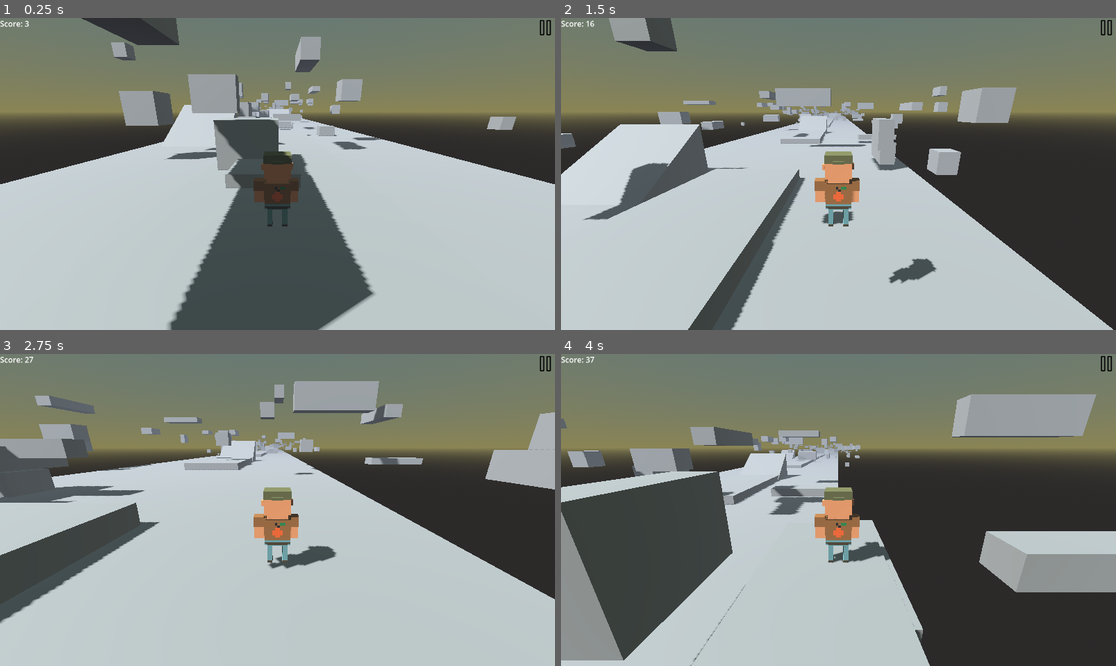
Above: before the commit, frames 1-4 (two rows, left to right).
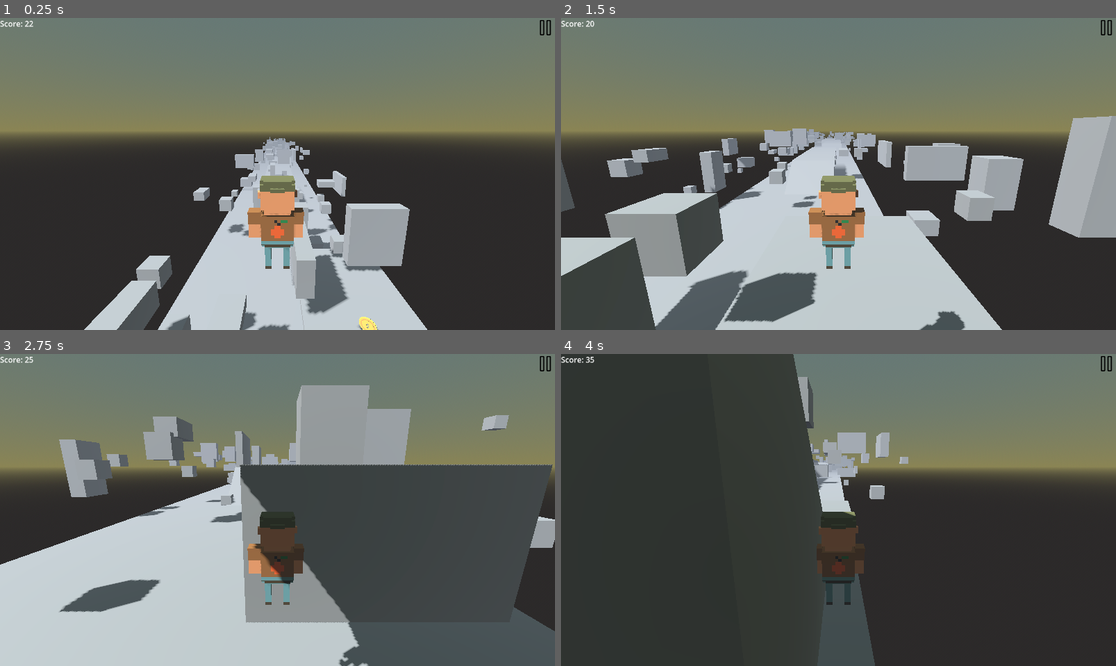
Above: after the commit, the same moments.

Repository: g-h-o-s-t-studio/across-the-roads
Game: Godot game, scene res://Scenes/Main.tscn
Same seed, same stepped clock (60 frames per second), same inputs: the game is played once before the commit and once after it.
Inputs:
- Up to frame 1 (0.25 s): no input
- Up to frame 2 (1.5 s): tap Enter (ui_accept) at 0.5, 0.77 s; hold Right (ui_right) 0.53-1.28 s; hold Left (ui_left) from 1.28 s (still down)
- Up to frame 3 (2.75 s): tap Enter (ui_accept) at 1.52 s; release Left (ui_left) at 2.03 s; hold Right (ui_right) from 2.03 s (still down)
- Up to frame 4 (4 s): tap Enter (ui_accept) at 3.02, 3.77 s; release Right (ui_right) at 3.53 s; hold Left (ui_left) from 3.53 s (still down)

The runs differ from the first frame. In frame 1, 66% of the frame differs, in the area x 0-100%, y 0-100%; in frame 2, 48%; in frame 3, 53%; in frame 4, 54%.

Commit message:
Add coins spawn and bug fix

Diff:
--- a/Scenes/Characters/Default/Player.tscn
+++ b/Scenes/Characters/Default/Player.tscn
@@ -4,6 +4,8 @@
 [ext_resource type="PackedScene" uid="uid://ddybcft6ywi5w" path="res://Models/Characters/Default/charater_1.glb" id="2_4wb72"]
 
 [sub_resource type="CapsuleShape3D" id="CapsuleShape3D_lp7b6"]
+radius = 0.8
+height = 2.4
 
 [sub_resource type="CapsuleShape3D" id="CapsuleShape3D_ytx2b"]
 
@@ -11,10 +13,9 @@
 script = ExtResource("1_4rpfs")
 
 [node name="Area" type="Area3D" parent="."]
-transform = Transform3D(1, 0, 0, 0, 1, 0, 0, 0, 1, 0, 1.01, 0)
+transform = Transform3D(1, 0, 0, 0, 1, 0, 0, 0, 1, 0, 1, 0)
 
 [node name="AreaCollision" type="CollisionShape3D" parent="Area"]
-transform = Transform3D(1.01, 0, 0, 0, 1.01, 0, 0, 0, 1.01, 0, 0, 0)
 shape = SubResource("CapsuleShape3D_lp7b6")
 
 [node name="Collision" type="CollisionShape3D" parent="."]
@@ -22,10 +23,11 @@
 shape = SubResource("CapsuleShape3D_ytx2b")
 
 [node name="charater_1" parent="." instance=ExtResource("2_4wb72")]
-transform = Transform3D(0.67, 0, 0, 0, 0.67, 0, 0, 0, 0.67, 0, 0, 0)
+transform = Transform3D(0.75, 0, 0, 0, 0.75, 0, 0, 0, 0.75, 0, 0, 0)
 
 [node name="Camera3D" type="Camera3D" parent="."]
-transform = Transform3D(-1, -2.55599e-08, 8.36028e-08, 0, 0.956305, 0.292372, -8.74228e-08, 0.292372, -0.956305, 0, 3, -5)
+transform = Transform3D(-1, 1.81762e-08, -8.55124e-08, 0, 0.978148, 0.207912, 8.74228e-08, 0.207912, -0.978148, 0, 3.3, -4.5)
 far = 400.0
 
+[connection signal="area_entered" from="Area" to="." method="_on_area_area_entered"]
 [connection signal="body_entered" from="Area" to="." method="_on_area_body_entered"]
--- a/Scenes/Items/Coin/Coin.tscn
+++ b/Scenes/Items/Coin/Coin.tscn
@@ -2,9 +2,6 @@
 
 [ext_resource type="ArrayMesh" uid="uid://d2sfjtqos7wp3" path="res://Models/Items/Coin/GoldenCoin.obj" id="1_3nl8x"]
 [ext_resource type="Script" path="res://Scripts/Items/Coin.gd" id="1_lttv8"]
-
-[sub_resource type="BoxShape3D" id="BoxShape3D_kixds"]
-size = Vector3(1.2, 1.2, 0.1)
 
 [sub_resource type="Animation" id="Animation_1ira3"]
 resource_name = "Idle"
@@ -30,16 +27,14 @@
 "Idle": SubResource("Animation_1ira3")
 }
 
+[sub_resource type="BoxShape3D" id="BoxShape3D_kixds"]
+size = Vector3(2, 2, 0.3)
+
 [node name="Coin" type="AnimatableBody3D"]
-transform = Transform3D(-4.37114e-08, 0, -1, 0, 1, 0, 1, 0, -4.37114e-08, 0, 0, 0)
 script = ExtResource("1_lttv8")
 
-[node name="CollisionShape3D" type="CollisionShape3D" parent="."]
-transform = Transform3D(1, 0, 0, 0, 1, 0, 0, 0, 1, 0, 0.6, 0)
-shape = SubResource("BoxShape3D_kixds")
-
 [node name="GoldenCoin" type="MeshInstance3D" parent="."]
-transform = Transform3D(0.3, 0, 0, 0, 0.3, 0, 0, 0, 0.3, 6.72703e-10, 0, 0.0753897)
+transform = Transform3D(0.4, 0, 0, 0, 0.4, 0, 0, 0, 0.4, 0, 0, 0.09)
 mesh = ExtResource("1_3nl8x")
 
 [node name="AnimationPlayer" type="AnimationPlayer" parent="."]
@@ -47,3 +42,9 @@
 "": SubResource("AnimationLibrary_tbqhs")
 }
 autoplay = "Idle"
+
+[node name="Area3D" type="Area3D" parent="."]
+
+[node name="AreaCollision" type="CollisionShape3D" parent="Area3D"]
+transform = Transform3D(1, 0, 0, 0, 1, 0, 0, 0, 1, 0, 0.8, 0)
+shape = SubResource("BoxShape3D_kixds")
--- a/Scenes/Main.tscn
+++ b/Scenes/Main.tscn
@@ -28,6 +28,7 @@
 script = ExtResource("1_u6rdq")
 
 [node name="Player" parent="." instance=ExtResource("2_lg75g")]
+transform = Transform3D(1, 0, 0, 0, 1, 0, 0, 0, 1, 0, 23, 0)
 
 [node name="DirectionalLight3D" type="DirectionalLight3D" parent="."]
 transform = Transform3D(-0.5, -0.663414, 0.55667, 0, 0.642788, 0.766044, -0.866025, 0.383022, -0.321394, 0, 5, 0)
--- a/Scenes/Obstacles/BaseObstacle/Obstacle.tscn
+++ b/Scenes/Obstacles/BaseObstacle/Obstacle.tscn
@@ -1,6 +1,3 @@
-[gd_scene load_steps=2 format=3 uid="uid://cnps55a4ktvoe"]
-
-[ext_resource type="Script" path="res://Scripts/Obstacles/BaseObstacle/BaseObstacle.gd" id="1_qdf6a"]
+[gd_scene format=3 uid="uid://cnps55a4ktvoe"]
 
 [node name="Obstacle" type="StaticBody3D"]
-script = ExtResource("1_qdf6a")
--- a/Scenes/Obstacles/Cube.tscn
+++ b/Scenes/Obstacles/Cube.tscn
@@ -1,19 +1,17 @@
-[gd_scene load_steps=5 format=3 uid="uid://bndv86f5k1a20"]
+[gd_scene load_steps=4 format=3 uid="uid://bndv86f5k1a20"]
 
-[ext_resource type="PackedScene" uid="uid://cnps55a4ktvoe" path="res://Scenes/Obstacles/BaseObstacle/Obstacle.tscn" id="1_u31i5"]
 [ext_resource type="Script" path="res://Scripts/Obstacles/Cube.gd" id="2_ohbpm"]
 
 [sub_resource type="BoxShape3D" id="BoxShape3D_qyet8"]
 
 [sub_resource type="BoxMesh" id="BoxMesh_2lore"]
 
-[node name="Obstacle" instance=ExtResource("1_u31i5")]
-transform = Transform3D(1, 0, 0, 0, 1, 0, 0, 0, 1, 0, 0.5, 0)
+[node name="Cube" type="StaticBody3D"]
 script = ExtResource("2_ohbpm")
 
-[node name="CollisionShape3D" type="CollisionShape3D" parent="." index="0"]
+[node name="CollisionShape3D" type="CollisionShape3D" parent="."]
 shape = SubResource("BoxShape3D_qyet8")
 
-[node name="MeshInstance3D" type="MeshInstance3D" parent="." index="1"]
+[node name="MeshInstance3D" type="MeshInstance3D" parent="."]
 mesh = SubResource("BoxMesh_2lore")
 skeleton = NodePath("")
--- a/Scenes/Obstacles/Parallelepiped.tscn
+++ b/Scenes/Obstacles/Parallelepiped.tscn
@@ -1,21 +1,17 @@
-[gd_scene load_steps=5 format=3 uid="uid://qnohgq5kqnu1"]
+[gd_scene load_steps=4 format=3 uid="uid://qnohgq5kqnu1"]
 
-[ext_resource type="PackedScene" uid="uid://cnps55a4ktvoe" path="res://Scenes/Obstacles/BaseObstacle/Obstacle.tscn" id="1_jmt25"]
 [ext_resource type="Script" path="res://Scripts/Obstacles/Parallelepiped.gd" id="2_hi2nk"]
 
 [sub_resource type="BoxShape3D" id="BoxShape3D_cwiqh"]
-size = Vector3(3, 1, 1)
 
 [sub_resource type="BoxMesh" id="BoxMesh_mvsy1"]
-size = Vector3(3, 1, 1)
 
-[node name="Obstacle" instance=ExtResource("1_jmt25")]
-transform = Transform3D(1, 0, 0, 0, 1, 0, 0, 0, 1, 0, 0.5, 0)
+[node name="Parallelepiped" type="StaticBody3D"]
 script = ExtResource("2_hi2nk")
 
-[node name="CollisionShape3D" type="CollisionShape3D" parent="." index="0"]
+[node name="CollisionShape3D" type="CollisionShape3D" parent="."]
 shape = SubResource("BoxShape3D_cwiqh")
 
-[node name="MeshInstance3D" type="MeshInstance3D" parent="." index="1"]
+[node name="MeshInstance3D" type="MeshInstance3D" parent="."]
 mesh = SubResource("BoxMesh_mvsy1")
 skeleton = NodePath("")
--- a/Scenes/Obstacles/Wall.tscn
+++ b/Scenes/Obstacles/Wall.tscn
@@ -1,21 +1,17 @@
-[gd_scene load_steps=5 format=3 uid="uid://cqk0l00omse3o"]
+[gd_scene load_steps=4 format=3 uid="uid://cqk0l00omse3o"]
 
-[ext_resource type="PackedScene" uid="uid://cnps55a4ktvoe" path="res://Scenes/Obstacles/BaseObstacle/Obstacle.tscn" id="1_j62je"]
 [ext_resource type="Script" path="res://Scripts/Obstacles/Wall.gd" id="2_4h7ee"]
 
 [sub_resource type="BoxShape3D" id="BoxShape3D_v4e64"]
-size = Vector3(4, 1, 1)
 
 [sub_resource type="BoxMesh" id="BoxMesh_2f0jt"]
-size = Vector3(4, 1, 1)
 
-[node name="Obstacle" instance=ExtResource("1_j62je")]
-transform = Transform3D(1, 0, 0, 0, 1, 0, 0, 0, 1, 0, 0.5, 0)
+[node name="Wall" type="StaticBody3D"]
 script = ExtResource("2_4h7ee")
 
-[node name="CollisionShape3D" type="CollisionShape3D" parent="." index="0"]
+[node name="CollisionShape3D" type="CollisionShape3D" parent="."]
 shape = SubResource("BoxShape3D_v4e64")
 
-[node name="MeshInstance3D" type="MeshInstance3D" parent="." index="1"]
+[node name="MeshInstance3D" type="MeshInstance3D" parent="."]
 mesh = SubResource("BoxMesh_2f0jt")
 skeleton = NodePath("")
--- a/Scenes/Platforms/HorizontalPlatform.tscn
+++ b/Scenes/Platforms/HorizontalPlatform.tscn
@@ -3,10 +3,10 @@
 [ext_resource type="Script" path="res://Scripts/Platforms/HorizontalPlatform.gd" id="1_js1u2"]
 
 [sub_resource type="BoxMesh" id="BoxMesh_odu5u"]
-size = Vector3(8, 1, 1)
+size = Vector3(12, 0.5, 1)
 
 [sub_resource type="BoxShape3D" id="BoxShape3D_ujsn2"]
-size = Vector3(8, 1, 1)
+size = Vector3(12, 0.5, 1)
 
 [node name="HorizontalPlatform" type="StaticBody3D"]
 transform = Transform3D(1, 0, 0, 0, 1, 0, 0, 0, 1, 0, 0.5, 0)
--- a/Scenes/Platforms/Triangle.tscn
+++ b/Scenes/Platforms/Triangle.tscn
@@ -1,19 +1,22 @@
-[gd_scene load_steps=3 format=3 uid="uid://brnffn6mveoli"]
+[gd_scene load_steps=4 format=3 uid="uid://brnffn6mveoli"]
+
+[ext_resource type="Script" path="res://Scripts/Platforms/Triangle.gd" id="1_sdv1m"]
 
 [sub_resource type="PrismMesh" id="PrismMesh_dixyj"]
 left_to_right = 0.0
-size = Vector3(8, 5, 8)
+size = Vector3(10, 7, 12)
 
-[sub_resource type="ConcavePolygonShape3D" id="ConcavePolygonShape3D_f6ftr"]
-data = PackedVector3Array(-4, 2.5, 4, 4, -2.5, 4, -4, -2.5, 4, -4, 2.5, -4, -4, -2.5, -4, 4, -2.5, -4, -4, 2.5, 4, -4, 2.5, -4, 4, -2.5, 4, -4, 2.5, -4, 4, -2.5, -4, 4, -2.5, 4, -4, 2.5, -4, -4, 2.5, 4, -4, -2.5, -4, -4, 2.5, 4, -4, -2.5, 4, -4, -2.5, -4, -4, -2.5, 4, 4, -2.5, 4, -4, -2.5, -4, 4, -2.5, 4, 4, -2.5, -4, -4, -2.5, -4)
+[sub_resource type="ConcavePolygonShape3D" id="ConcavePolygonShape3D_lcoef"]
+data = PackedVector3Array(-5, 3.5, 6, 5, -3.5, 6, -5, -3.5, 6, -5, 3.5, -6, -5, -3.5, -6, 5, -3.5, -6, -5, 3.5, 6, -5, 3.5, -6, 5, -3.5, 6, -5, 3.5, -6, 5, -3.5, -6, 5, -3.5, 6, -5, 3.5, -6, -5, 3.5, 6, -5, -3.5, -6, -5, 3.5, 6, -5, -3.5, 6, -5, -3.5, -6, -5, -3.5, 6, 5, -3.5, 6, -5, -3.5, -6, 5, -3.5, 6, 5, -3.5, -6, -5, -3.5, -6)
 
 [node name="Triangle" type="StaticBody3D"]
-transform = Transform3D(-4.37114e-08, 0, 1, 0, 1, 0, -1, 0, -4.37114e-08, 0, 0, 0)
+transform = Transform3D(-4.37114e-08, 0, 1, 0, 1, 0, -1, 0, -4.37114e-08, 0, 0, 4)
+script = ExtResource("1_sdv1m")
 
 [node name="Mesh" type="MeshInstance3D" parent="."]
-transform = Transform3D(1, 0, 0, 0, 1, 0, 0, 0, 1, 0, 2.5, 0)
+transform = Transform3D(1, 0, 0, 0, 1, 0, 0, 0, 1, 5, 3.5, 0)
 mesh = SubResource("PrismMesh_dixyj")
 
 [node name="Collision" type="CollisionShape3D" parent="."]
-transform = Transform3D(1, 0, 0, 0, 1, 0, 0, 0, 1, 0, 2.5, 0)
-shape = SubResource("ConcavePolygonShape3D_f6ftr")
+transform = Transform3D(1, 0, 0, 0, 1, 0, 0, 0, 1, 5, 3.5, 0)
+shape = SubResource("ConcavePolygonShape3D_lcoef")
--- a/Scripts/GameController.gd
+++ b/Scripts/GameController.gd
@@ -1,11 +1,11 @@
 extends Node3D
 
-const KILL_ZONE: int = -50
+const KILL_ZONE: float = -50.0
 const MAP_SIZE: int = 8
 const TILE_SCENE: PackedScene = preload("res://Scenes/Tiles/Tile.tscn")
 
-@onready var tile_size: float = get_tile_size()
-@onready var player = $Player
+@onready var player: Player = $Player
+var tile_size: float = get_tile_size()
 var number_tiles: int = 0
 var tiles: Array[Node3D] = []
 
@@ -16,7 +16,7 @@
 
 
 func _process(_delta: float) -> void:
-	if player.position.z >= tiles[0].position.z + tile_size:
+	if player.position.z >= tiles[0].position.z + tile_size + tile_size / 2:
 		despawn_tile()
 		spawn_tile()
 
@@ -30,7 +30,7 @@
 
 func spawn_tile() -> void:
 	var new_tile = TILE_SCENE.instantiate()
-	new_tile.position = Vector3(0, 0, number_tiles * tile_size)
+	new_tile.position.z = number_tiles * tile_size
 	add_child(new_tile)
 	tiles.append(new_tile)
 	number_tiles += 1
--- a/Scripts/Obstacles/BaseObstacle/BaseObstacle.gd
+++ b/Scripts/Obstacles/BaseObstacle/BaseObstacle.gd
@@ -1,9 +1,9 @@
-class_name Obstacle extends StaticBody3D
+class_name BaseObstacle extends StaticBody3D
 
 const MAX_X: int = 30
 
-@onready var is_moving_right: bool = randi() % 2
-@onready var speed: float = randf_range(10, 25) if is_moving_right else -randf_range(10, 25)
+var is_moving_right: bool = randi() % 2
+var speed: float = randf_range(10, 25) if is_moving_right else -randf_range(10, 25)
 
 
 func _ready() -> void:
@@ -21,7 +21,8 @@
 
 
 func change_axis() -> void:
-	rotation.y = deg_to_rad(90 if randi() % 2 else 0)
+	if randi() % 2:
+		rotation.y = deg_to_rad(90)
 
 
 func _process(delta: float) -> void:
--- a/Scripts/Obstacles/Cube.gd
+++ b/Scripts/Obstacles/Cube.gd
@@ -1,6 +1,6 @@
-class_name CubeObstacle extends Obstacle
+class_name CubeObstacle extends BaseObstacle
 
 
 func resize() -> void:
-	var new_size: float = randf_range(0.7, 3.5)
+	var new_size: float = randf_range(0.7, 3)
 	scale = Vector3(new_size, new_size, new_size)
--- a/Scripts/Obstacles/Parallelepiped.gd
+++ b/Scripts/Obstacles/Parallelepiped.gd
@@ -1,5 +1,7 @@
-class_name ParallelepipedObstacle extends Obstacle
+class_name ParallelepipedObstacle extends BaseObstacle
 
 
 func resize() -> void:
-	scale = Vector3(randf_range(0.7, 3.5), randf_range(0.7, 3.5), randf_range(0.7, 3.5))
+	scale = Vector3(
+		randf_range(1.3, 6.7), randf_range(1.3, 3.5), randf_range(1.5, 4.5)
+	)
--- a/Scripts/Obstacles/Wall.gd
+++ b/Scripts/Obstacles/Wall.gd
@@ -1,5 +1,7 @@
-class_name WallObstacle extends Obstacle
+class_name WallObstacle extends BaseObstacle
 
 
 func resize() -> void:
-	scale = Vector3(randf_range(1, 2), randf_range(1, 2.5), randf_range(1, 3))
+	scale = Vector3(
+		randf_range(3, 10.5), randf_range(2.5, 8.7), randf_range(1, 3.2)
+	)
--- a/Scripts/Platforms/HorizontalPlatform.gd
+++ b/Scripts/Platforms/HorizontalPlatform.gd
@@ -1,5 +1,6 @@
 extends StaticBody3D
 
+var scale_z: float = randf_range(20, 70)
 
-func _ready():
-	scale = Vector3(1, 1, randf_range(20, 70))
+func _ready() -> void:
+	scale = Vector3(1, 1, scale_z)
--- /dev/null
+++ b/Scripts/Platforms/Triangle.gd
@@ -0,0 +1,4 @@
+extends StaticBody3D
+
+func rotate180() -> void:
+	rotate_y(deg_to_rad(180))
--- a/Scripts/Player.gd
+++ b/Scripts/Player.gd
@@ -3,7 +3,6 @@
 const JUMP_VELOCITY: float = 7.0
 const START_POSITION: Vector3 = Vector3.ZERO
 
-var coins: int = 0
 var player_speed: float = 12.0
 var player_speed_horizontally: float = 20.0
 var gravity: float = ProjectSettings.get_setting("physics/3d/default_gravity")
@@ -40,8 +39,16 @@
 
 # FIXME
 func _on_area_body_entered(body) -> void:
-	if body is Obstacle:
-		print("--------------Died!----------------")
+	if body is BaseObstacle:
+		print("died")
+	#if body is Coin:
+		#body.queue_free()
 
-	if body is Coin:
-		body.queue_free()
+
+func _on_area_area_entered(area):
+	var coin = area.get_parent()
+	if coin is Coin:
+		coin.queue_free()
+	#print(area.get_parent().get_parent())
+	#if area is Coin:
+		#area.get_parent().queue_free()
--- a/Scripts/Singletons/DataManager.gd
+++ b/Scripts/Singletons/DataManager.gd
@@ -3,8 +3,8 @@
 
 const SAVE_PATH: String = "user://save_game.dat"
 
-@onready var score: int = 0: set = _set_score, get = _get_score
-@onready var coins: int = 0: set = _set_coins, get = _get_coins
+var score: int = 0: set = _set_score, get = _get_score
+var coins: int = 0: set = _set_coins, get = _get_coins
 
 
 func _set_score(value: int) -> void:
--- a/Scripts/Tile.gd
+++ b/Scripts/Tile.gd
@@ -1,19 +1,21 @@
 extends StaticBody3D
 
+const COIN: PackedScene = preload("res://Scenes/Items/Coin/Coin.tscn")
 const OBSTACLES: Array[PackedScene] = [
 	preload("res://Scenes/Obstacles/Cube.tscn"),
 	preload("res://Scenes/Obstacles/Parallelepiped.tscn"),
-	preload("res://Scenes/Obstacles/Wall.tscn")
+	preload("res://Scenes/Obstacles/Wall.tscn"),
 ]
-const TRIANGLE: PackedScene = preload("res://Scenes/Platforms/Triangle.tscn")
+const TRIANGLE: PackedScene = preload(
+	"res://Scenes/Platforms/Triangle.tscn"
+)
 const PLATFORM: PackedScene = preload(
 	"res://Scenes/Platforms/HorizontalPlatform.tscn"
 )
+const MIN_OBS: int = 20
+const MAX_OBS: int = 35
 
-@export var min_obstacles: int = 15
-@export var max_obstacles: int = 30
 @onready var rc: RayCast3D = $RayCast
-
 var max_x: float
 var half_x: float
 var half_z: float
@@ -21,7 +23,7 @@
 
 func _ready() -> void:
 	get_mesh_sizes()
-	spawn_triangles_and_platforms()
+	spawn_triangles_and_platform()
 	spawn_obstacles()
 
 
@@ -33,26 +35,53 @@
 	half_z = mesh.size.z / 2
 
 
-func spawn_triangles_and_platforms() -> void:
-	var triangle = TRIANGLE.instantiate()
-	triangle.position = Vector3(
-		randf_range(-half_x, half_x), 0, randf_range(-half_z, half_z)
+func spawn_coins() -> void:
+	pass
+
+
+func spawn_triangles_and_platform() -> void:
+	var te = TRIANGLE.instantiate()
+	var te_size: Vector3 = te.get_node("Mesh").mesh.size
+	te.position = Vector3(
+		randf_range(-half_x + te_size.x / 2, half_x - te_size.x / 2),
+		0,
+		randf_range(-half_z, half_z)
 	)
-	var y: float = triangle.get_node("Mesh").mesh.size.y
+	add_child(te)
 
-	var platform = PLATFORM.instantiate()
+	var pm = PLATFORM.instantiate()
+	var pm_half_y = pm.get_node("Mesh").mesh.size.y / 2
+	pm.position = Vector3(
+		te.position.x,
+		te_size.y - pm_half_y,
+		te.position.z + pm.scale_z / 2
+	)
+	add_child(pm)
 
-	add_child(triangle)
-	add_child(platform)
+	te = TRIANGLE.instantiate()
+	te.rotate180()
+	te.position = Vector3(
+		pm.position.x,
+		0,
+		pm.position.z + pm.scale_z / 2
+	)
+	add_child(te)
+
+	if randi() % 2:
+		var amount_coins: int = randi_range(0, 2) * 2 + 3
+		for i: int in range(amount_coins):
+			var coin = COIN.instantiate()
+			coin.position = pm.position + Vector3(0, pm_half_y, i * 2)
+			add_child(coin)
 
 
 func spawn_obstacles() -> void:
-	for i: int in range(randi_range(min_obstacles, max_obstacles)):
+	for i: int in range(randi_range(MIN_OBS, MAX_OBS)):
 		var obs = OBSTACLES[randi() % OBSTACLES.size() - 1].instantiate()
 
 		var attempt_count: int = 0
 		while attempt_count < 10:
-			var y: float = randf_range(0, 10)
+			var y: float = randf_range(0, 13)
 			var z: float = randf_range(-half_z, half_z)
 			rc.position = Vector3(max_x, y, z)
 			rc.force_raycast_update()
